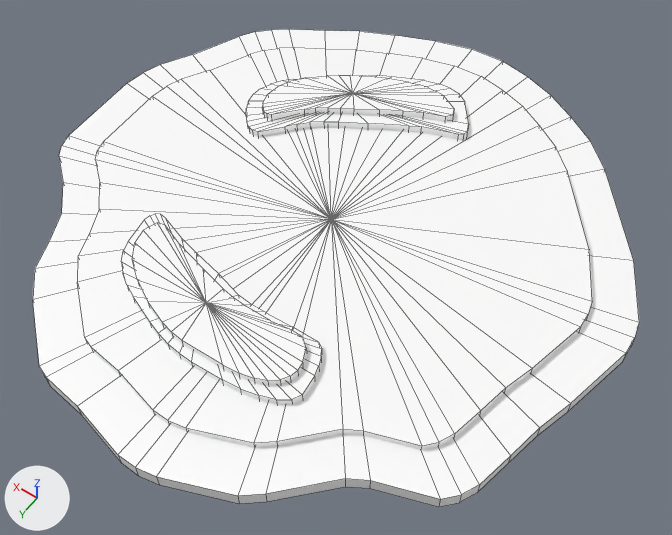
The FBX model Assets/Models/Level/Small_fulidao0001.fbx as it was, and as the next commit left it.
Both versions are drawn from a 50 mm camera at (-23.1, 32.0, 46.8) aimed at (-1.4, 1.7, -0.8). Lighting does not change. The marker at lower left points along +X, +Y and +Z. Mesh edges are drawn as thin lines. Where no turn or scale is listed for an object, it has been applied to the vertices.

The scene before the commit, as lines of its bpy script (objects in view):
```python
ob_pdisc18 = bpy.data.objects.new('pDisc18', me_mesh_005)
ob_pdisc18.location = (0.57, -0.49, 1.0)
ob_pdisc20 = bpy.data.objects.new('pDisc20', me_mesh)
ob_pdisc20.location = (1.8, 9.9, 1.0)
ob_pdisc22 = bpy.data.objects.new('pDisc22', me_mesh_001)
ob_pdisc22.location = (4.3, -9.16, 1.0)
ob_pdisc23 = bpy.data.objects.new('pDisc23', me_mesh_002)
ob_pdisc23.location = (1.82, 10.0, 2.0)
ob_pdisc25 = bpy.data.objects.new('pDisc25', me_mesh_003)
ob_pdisc25.location = (4.42, -9.21, 2.0)
ob_pdisc27 = bpy.data.objects.new('pDisc27', me_mesh_004)
ob_pdisc27.location = (0.57, -0.52, 0.0)
```
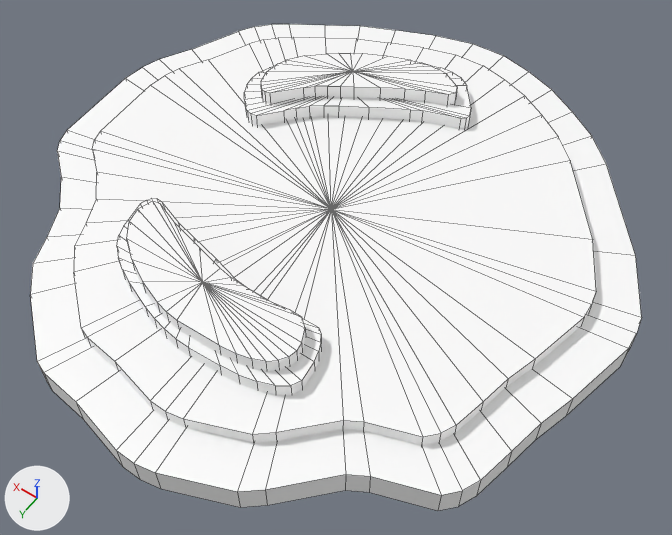
Where the newer file only moved an object's origin or applied its transform, the numbers keep the older frame.

Patch to the scene script:
```diff
--- a/Assets/Models/Level/Small_fulidao0001.fbx.py
+++ b/Assets/Models/Level/Small_fulidao0001.fbx.py
@@ me_mesh_002 @@
 me_mesh_002.from_pydata(...)  # 55 vertices, 54 faces; spans x -7.05..7.05, y -2.98..2.98, z -1.0..0.0
 # used by ob_pdisc23; location = (1.82, 10.0, 2.0)
+# me_mesh_002 part 3: the whole mesh is scaled about its middle by (1, 1, 2), then moved by (0.0, 0.0, 1.5)
 me_mesh_002.materials.append(mat_aa)
@@ me_mesh @@
 me_mesh.from_pydata(...)  # 69 vertices, 68 faces; spans x -8.0..8.0, y -3.7..3.7, z -0.5..0.5
 # used by ob_pdisc20; location = (1.8, 9.9, 1.0)
+# me_mesh part 2: the whole mesh is scaled about its middle by (1, 1, 2), then moved by (1.8, 9.9, 2.0)
 me_mesh.materials.append(mat_aa)
@@ me_mesh_003 @@
 me_mesh_003.from_pydata(...)  # 61 vertices, 60 faces; spans x -5.93..5.93, y -4.44..4.44, z -1.0..0.0
 # used by ob_pdisc25; location = (4.42, -9.21, 2.0)
+# me_mesh_003 part 1: the whole mesh is scaled about its middle by (1, 1, 2), then moved by (0.0, 0.0, 1.5)
 me_mesh_003.materials.append(mat_aa)
@@ me_mesh_001 @@
 me_mesh_001.from_pydata(...)  # 67 vertices, 66 faces; spans x -7.27..7.27, y -5.86..5.86, z -0.5..0.5
 # used by ob_pdisc22; location = (4.3, -9.16, 1.0)
+# me_mesh_001 part 4: the whole mesh is scaled about its middle by (1, 1, 2), then moved by (4.3, -9.16, 2.0)
 me_mesh_001.materials.append(mat_aa)
@@ me_mesh_004 @@
 me_mesh_004.from_pydata(...)  # 95 vertices, 94 faces; spans x -20.2..20.2, y -20.5..20.5, z -0.5..0.5
 # used by ob_pdisc27; location = (0.57, -0.52, 0.0)
+# me_mesh_004 part 6: the whole mesh is scaled about its middle by (1, 1, 2), then moved by (0.6, -0.5, 0.0)
 me_mesh_004.materials.append(mat_aa)
@@ me_mesh_005 @@
 me_mesh_005.from_pydata(...)  # 95 vertices, 94 faces; spans x -17.2..17.2, y -17.5..17.5, z -1.0..0.0
 # used by ob_pdisc18; location = (0.57, -0.49, 1.0)
+# me_mesh_005 part 5: the whole mesh is scaled about its middle by (1, 1, 2), then moved by (0.0, 0.0, 0.5)
 me_mesh_005.materials.append(mat_aa)
@@ ob_pdisc20 @@
 ob_pdisc20 = bpy.data.objects.new('pDisc20', me_mesh)
-ob_pdisc20.location = (1.8, 9.9, 1.0)
+ob_pdisc20.location = (0.0, 0.0, 0.0)
@@ ob_pdisc22 @@
 ob_pdisc22 = bpy.data.objects.new('pDisc22', me_mesh_001)
-ob_pdisc22.location = (4.3, -9.16, 1.0)
+ob_pdisc22.location = (0.0, 0.0, 0.0)
@@ ob_pdisc27 @@
 ob_pdisc27 = bpy.data.objects.new('pDisc27', me_mesh_004)
-ob_pdisc27.location = (0.57, -0.52, 0.0)
+ob_pdisc27.location = (0.0, 0.0, 0.0)
```

Location of each change, (x1, y1, x2, y2) in pixels of the pictures (672 x 535 px):
'pDisc18', mesh rescaled: before (77, 48, 592, 450); after (74, 37, 596, 446)
'pDisc27', mesh rescaled, moved: before (33, 29, 639, 507); after (30, 24, 642, 511)
'pDisc23', mesh rescaled: before (132, 223, 306, 385); after (127, 201, 306, 371)
'pDisc25', mesh rescaled: before (262, 75, 454, 122); after (261, 53, 457, 105)
'pDisc20', mesh rescaled, moved: before (121, 214, 322, 404); after (117, 198, 321, 395)
'pDisc22', mesh rescaled, moved: before (246, 75, 469, 139); after (244, 65, 471, 129)
